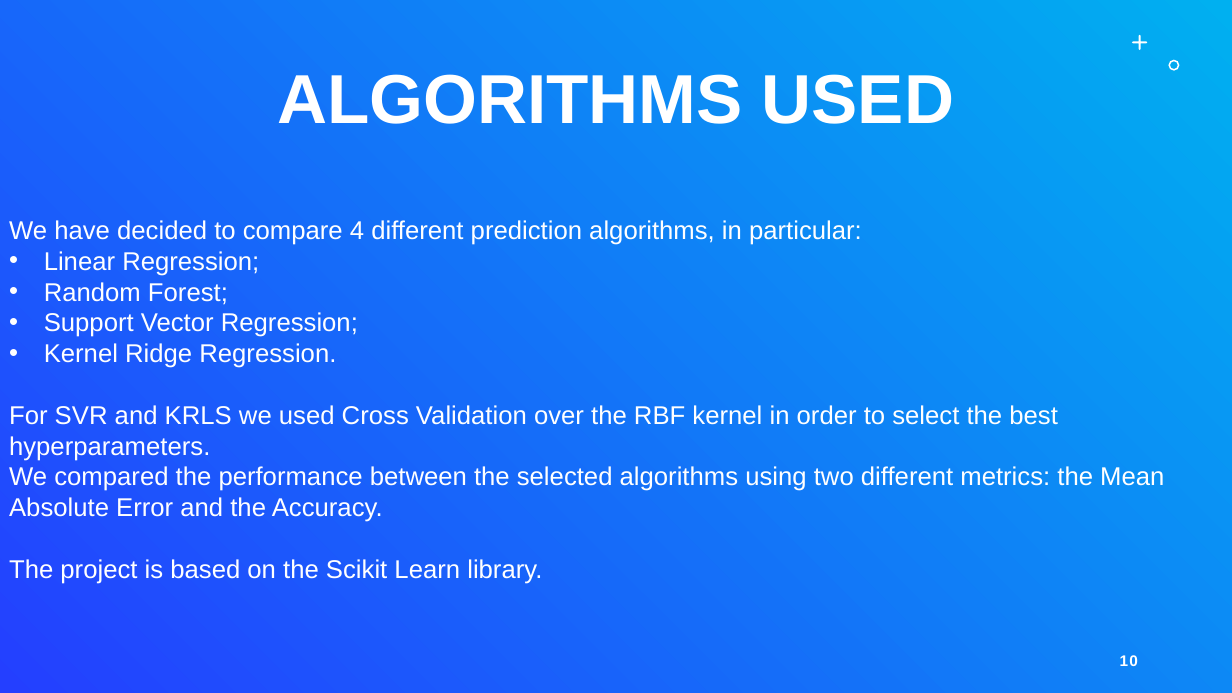
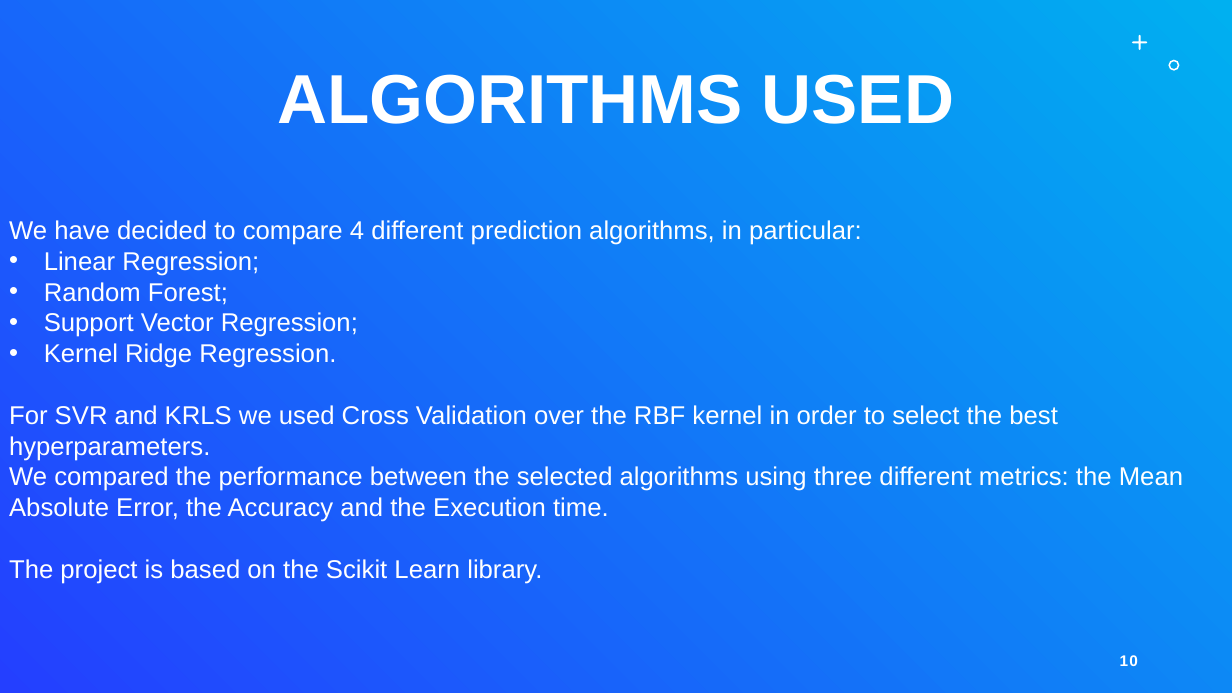
Before and after one commit to Matteo-Salv/mlda-project, a slide deck: slide 10 of presentazioneMLDA.pptx. Drawn at 1232x693 pixels with LibreOffice and Linux fonts; fonts in the diff are those of the drawing. Boxes give left, top, right and bottom in pixels: in the first picture for what was removed or moved away, otherwise in the second. Text is boxed around its words. In the diff, an @@ line names an element or a change of style, - is before the commit and + after.

```diff
--- a/presentazioneMLDA.pptx
+++ b/presentazioneMLDA.pptx
@@ text at (9, 466, 1183, 522): text changed @@
-We compared the performance between the selected algorithms using two different metrics: the Mean Absolute Error and the Accuracy.
+We compared the performance between the selected algorithms using three different metrics: the Mean Absolute Error, the Accuracy and the Execution time.
```
Also in this commit, not shown: 2 other slides changed.
